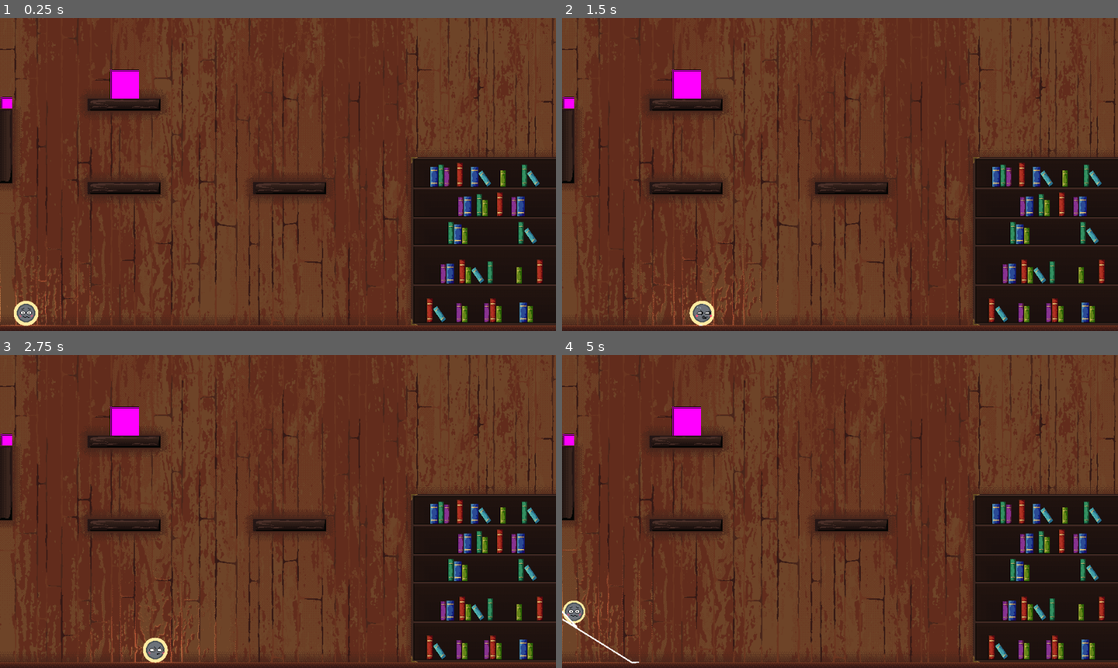
Above: before the commit, frames 1-4 (two rows, left to right).
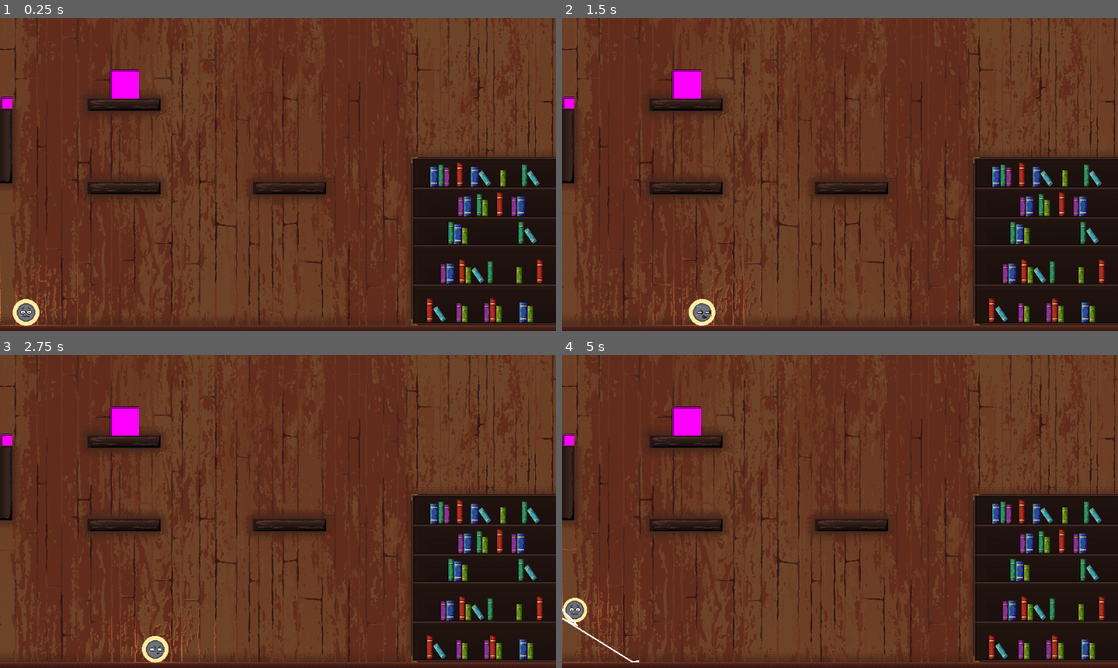
Above: after the commit, the same moments.

Repository: NAERNON/ggj-2026-mask
Game: Godot game, scene res://scenes/main.tscn
The game is run twice, just before and just after one commit, with the same random seed, the same clock (stepped at 60 frames per second) and the same inputs.
Inputs:
- Up to frame 1 (0.25 s): no input
- Up to frame 2 (1.5 s): tap Enter at 0.5 s; hold D (move_tape_right) 0.53-1.28 s; hold R (move_tape_reroll) 0.53-1.28 s; tap Space (move_tape_jump) at 0.77 s; hold S (move_tape_down) from 1.28 s (still down); tap G (tape_switch_grip) at 1.35 s
- Up to frame 3 (2.75 s): tap Space (move_tape_jump) at 1.52 s; release S (move_tape_down) at 2.03 s; hold D (move_tape_right) from 2.03 s (still down); hold R (move_tape_reroll) from 2.03 s (still down)
- Up to frame 4 (5 s): release D (move_tape_right) at 2.78 s; release R (move_tape_reroll) at 2.78 s; hold W (move_tape_up) 2.78-3.53 s; tap G (tape_switch_grip) at 2.85, 4.35 s; tap Space (move_tape_jump) at 3.02, 3.77, 4.52 s; hold R (move_tape_reroll) 3.53-4.28 s; hold A (move_tape_left) from 3.53 s (still down)

The runs differ from the first frame. In frame 1, 0.2% of the frame differs, in the area x 0-20%, y 68-99%; in frame 2, 0.2%; in frame 3, 0.2%; in frame 4, 0.4%, in the area x 0-18%, y 56-99%.

Commit message:
Fix tape len gestion

Diff:
--- a/scenes/main.gd
+++ b/scenes/main.gd
@@ -16,6 +16,7 @@
 
 
 var _masking_tapes : Array[Line2D]
+var _masking_tapes_len : float
 
 var _current_tape : Line2D
 var _nb_current_tape_points : int
@@ -39,6 +40,7 @@
 		_platform_corners.append(center + Vector2(-size.x, -size.y))
 
 		_current_tape_len = 0.0
+		_masking_tapes_len = 0.0
 
 func _physics_process(_delta : float) -> void :
 	if _current_tape :
@@ -66,10 +68,10 @@
 					p1 = _current_tape.get_point_position(_nb_current_tape_points-2)
 					p2 = _current_tape.get_point_position(_nb_current_tape_points-1)
 
-			masking_tape.update_used_tape_len(_current_tape_len + p1.distance_to(p2))
+			masking_tape.update_used_tape_len(_current_tape_len + p1.distance_to(p2) + _masking_tapes_len)
 
 		else :
-			masking_tape.update_used_tape_len(0)
+			masking_tape.update_used_tape_len(_masking_tapes_len)
 
 func get_param_d(p1 : Vector2, p2 : Vector2) -> Vector3 :
 		var param_d : Vector3
@@ -131,6 +133,13 @@
 func _on_masking_tape_end_grip() -> void:
 	if _current_tape :
 		_masking_tapes.append(_current_tape)
+		_masking_tapes_len += _current_tape_len
+		if _nb_current_tape_points > 1 :
+			var p1 : Vector2 = _current_tape.get_point_position(_nb_current_tape_points-2)
+			var p2 : Vector2 = _current_tape.get_point_position(_nb_current_tape_points-1)
+			_masking_tapes_len += p1.distance_to(p2)
+
+	_current_tape_len = 0.0
 	_current_tape = null
 	rip_scotch.play(0.22)
 	unroll_scotch.stop()
@@ -140,6 +149,7 @@
 	self.add_child(_current_tape)
 	_current_tape.width = 2.5
 	_nb_current_tape_points = 0
+	_current_tape_len = 0.0
 	masking_tape.reroll_target = Vector2.INF
 
 	add_tape_point(masking_tape.contact_floor.global_position)
--- a/scenes/main.tscn
+++ b/scenes/main.tscn
@@ -59,7 +59,7 @@
 collision_layer = 0
 collision_mask = 15
 floor_snap_length = 5.0
-initial_tape_dist = 600.0
+initial_tape_dist = 750.0
 roll_acceleration = 450.0
 deceleration_scale = 10.0
 jump_speed = 350.0
@@ -131,7 +131,7 @@
 
 [node name="Box" type="RigidBody2D" parent="." unique_id=962226803]
 position = Vector2(215, 113)
-mass = 0.003
+mass = 0.005
 
 [node name="CollisionShape2D" type="CollisionShape2D" parent="Box" unique_id=576251938]
 shape = SubResource("RectangleShape2D_o6xl0")
